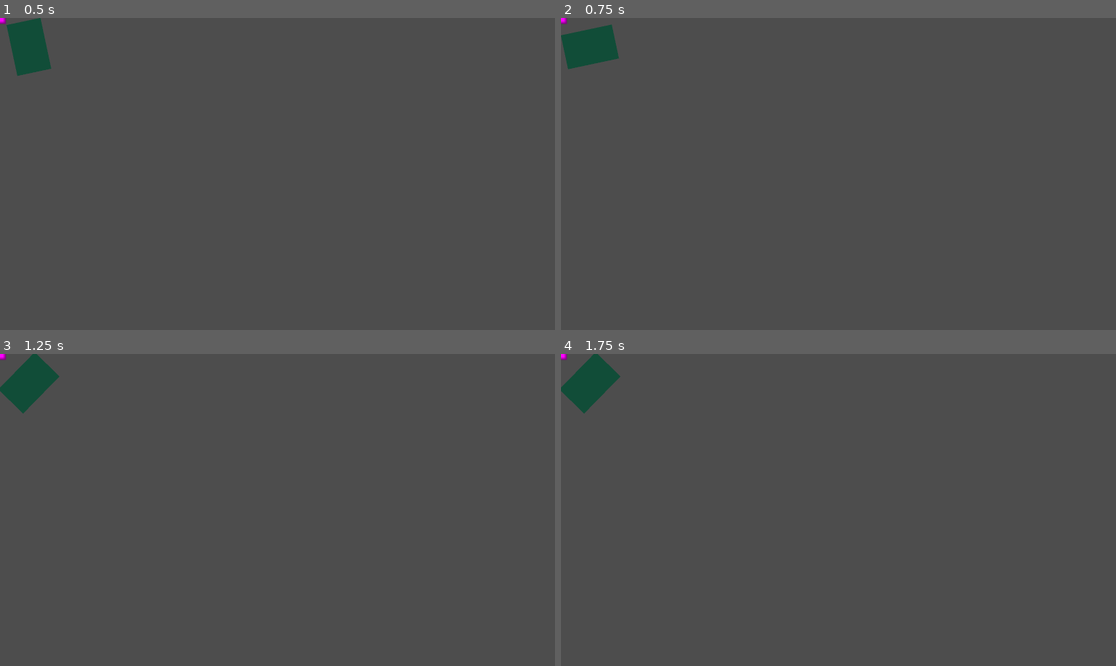
Above: before the commit, frames 1-4 (two rows, left to right).
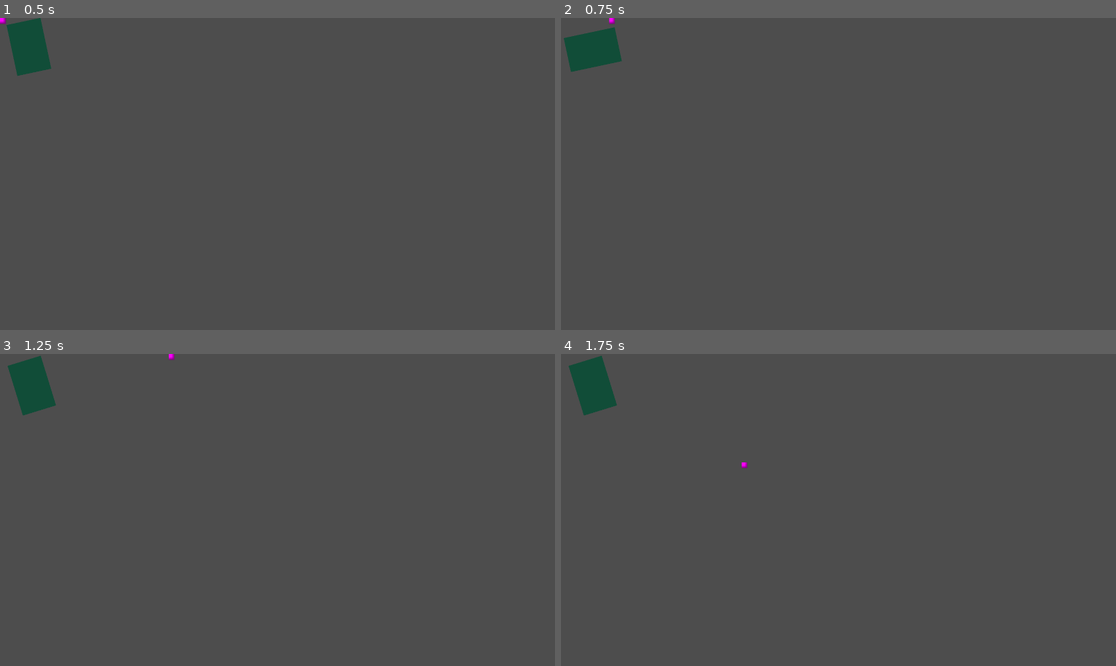
Above: after the commit, the same moments.

Repository: Camden25/team-10-gamecraft-jam
Game: Godot game, scene res://BaseScene.tscn
The game is run twice, just before and just after one commit, with the same random seed, the same clock (stepped at 60 frames per second) and the same inputs.
Inputs:
- Up to frame 1 (0.5 s): no input
- Up to frame 2 (0.75 s): hold D (move_right, bound only after the commit) from 0.53 s (still down)
- Up to frame 3 (1.25 s): keep holding D (move_right, bound only after the commit)
- Up to frame 4 (1.75 s): release D (move_right, bound only after the commit) at 1.28 s; hold S (move_down, bound only after the commit) from 1.28 s (still down)

Frame 1 is identical in both runs. In frame 2, 0.3% of the frame differs, in the area x 0-11%, y 0-18%; in frame 3, 0.6%, in the area x 0-32%, y 0-20%; in frame 4, 0.6%.

Commit message:
health parenting

Diff:
--- a/Bosses/Scripts/Boss.gd
+++ b/Bosses/Scripts/Boss.gd
@@ -1,4 +1,4 @@
-extends CharacterBody2D
+extends HealthCharacter
 
 class_name Boss
 
@@ -10,9 +10,6 @@
 
 var can_attack = false
 var attacking = false
-
-var max_health = 10
-var health = 10
 
 @export var move_speed = 450
 @export var knockback_multiplier = 1
--- /dev/null
+++ b/Misc/HealthCharacter.tscn
@@ -0,0 +1,6 @@
+[gd_scene load_steps=2 format=3 uid="uid://dbj2jc0dwlyhm"]
+
+[ext_resource type="Script" uid="uid://cfn7u0k02wsut" path="res://Misc/health_character.gd" id="1_5kqxl"]
+
+[node name="HealthCharacter" type="CharacterBody2D"]
+script = ExtResource("1_5kqxl")
--- /dev/null
+++ b/Misc/health_character.gd
@@ -0,0 +1,27 @@
+extends CharacterBody2D
+class_name HealthCharacter
+
+signal on_death
+
+@export var max_health := 100
+var health: int
+var dead: bool = false
+
+func _init() -> void:
+    health = max_health
+
+func modify_health(modify_amount: int) -> void:
+    health = clamp(health + modify_amount, 0, max_health)
+    death_check()
+
+func set_health(new_health: int) -> void:
+    health = clamp(new_health, 0, max_health)
+    death_check()
+
+func death_check() -> void:
+    if dead:
+        return
+
+    if health <= 0:
+        dead = true
+        on_death.emit()
--- a/Player/player.gd
+++ b/Player/player.gd
@@ -1,4 +1,4 @@
-extends CharacterBody2D
+extends HealthCharacter
 class_name Player
 
 @export var move_speed = 50000
--- a/project.godot
+++ b/project.godot
@@ -23,3 +23,26 @@
 [dotnet]
 
 project/assembly_name="team-10-gamecraft-jam"
+
+[input]
+
+move_right={
+"deadzone": 0.2,
+"events": [Object(InputEventKey,"resource_local_to_scene":false,"resource_name":"","device":-1,"window_id":0,"alt_pressed":false,"shift_pressed":false,"ctrl_pressed":false,"meta_pressed":false,"pressed":false,"keycode":0,"physical_keycode":68,"key_label":0,"unicode":100,"location":0,"echo":false,"script":null)
+]
+}
+move_left={
+"deadzone": 0.2,
+"events": [Object(InputEventKey,"resource_local_to_scene":false,"resource_name":"","device":-1,"window_id":0,"alt_pressed":false,"shift_pressed":false,"ctrl_pressed":false,"meta_pressed":false,"pressed":false,"keycode":0,"physical_keycode":65,"key_label":0,"unicode":97,"location":0,"echo":false,"script":null)
+]
+}
+move_up={
+"deadzone": 0.2,
+"events": [Object(InputEventKey,"resource_local_to_scene":false,"resource_name":"","device":-1,"window_id":0,"alt_pressed":false,"shift_pressed":false,"ctrl_pressed":false,"meta_pressed":false,"pressed":false,"keycode":0,"physical_keycode":87,"key_label":0,"unicode":119,"location":0,"echo":false,"script":null)
+]
+}
+move_down={
+"deadzone": 0.2,
+"events": [Object(InputEventKey,"resource_local_to_scene":false,"resource_name":"","device":-1,"window_id":0,"alt_pressed":false,"shift_pressed":false,"ctrl_pressed":false,"meta_pressed":false,"pressed":false,"keycode":0,"physical_keycode":83,"key_label":0,"unicode":115,"location":0,"echo":false,"script":null)
+]
+}
Not shown, added: Misc/health_character.gd.uid
